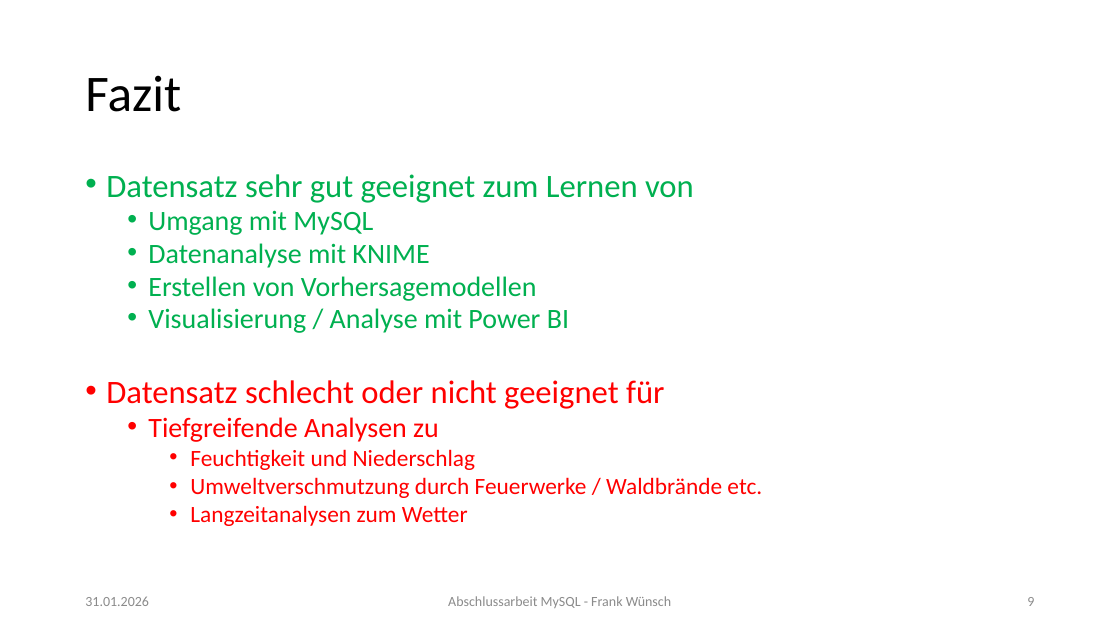
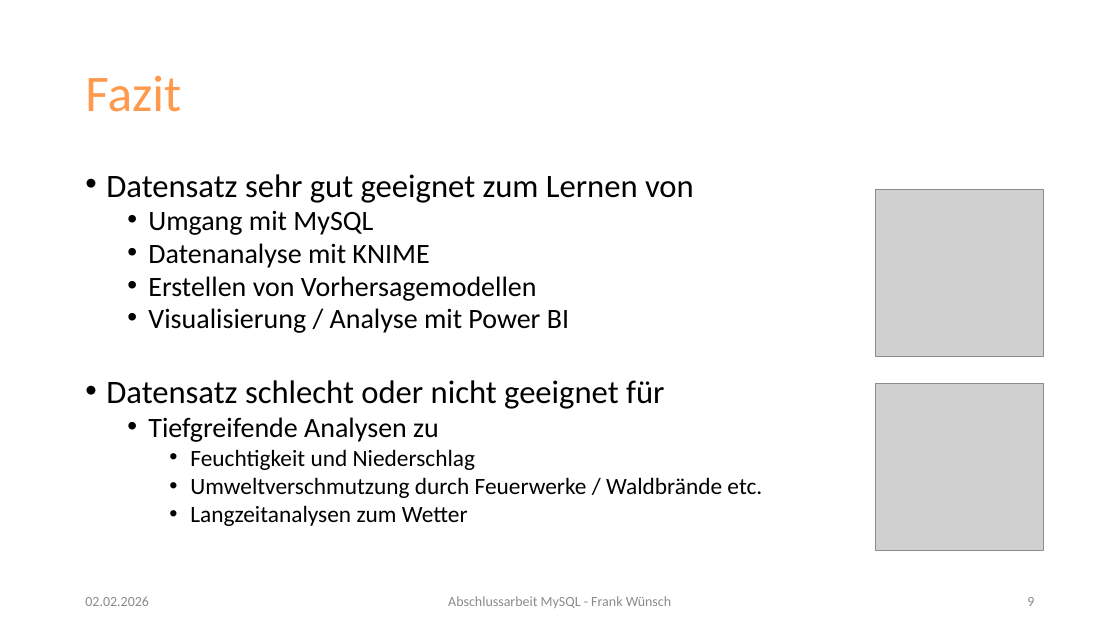
Before and after one commit to FrankWuensch/mysql_excam, a slide deck: slide 9 of Abschlusspräsentation_MySQL_Frank_Wünsch.pptx. Drawn at 1120x630 pixels with LibreOffice and Linux fonts; fonts in the diff are those of the drawing; grey boxes stand for pictures. Boxes give left, top, right and bottom in pixels: in the first picture for what was removed or moved away, otherwise in the second. Text is boxed around its words. In the diff, an @@ line names an element or a change of style, - is before the commit and + after.

Commit message:
update: final version of power bi and presentation

```diff
--- a/Abschlusspräsentation_MySQL_Frank_Wünsch.pptx
+++ b/Abschlusspräsentation_MySQL_Frank_Wünsch.pptx
@@ title "Fazit" at (85,76,181,112): text colour #000000 to #FF994E @@
@@ text "Datensatz sehr gut geeignet zum ..." at (106,174,762,526): text colour #00B050 to #000000 in "Datensatz sehr gut geeignet zum Lernen von", "Umgang mit MySQL", "Datenanalyse mit KNIME", "Erstellen von Vorhersagemodellen" and 1 more places; text colour #FF0000 to #000000 in "Datensatz schlecht oder nicht geeignet für", "Tiefgreifende Analysen zu", "Feuchtigkeit und Niederschlag", "Umweltverschmutzung durch Feuerwerke / Waldbrände etc." and 1 more places @@
@@ picture added at (876,190,1044,357) @@
@@ picture added at (876,383,1044,550) @@
@@ text at (85,596,149,606): text changed @@
-31.01.2026
+02.02.2026
```
Also in this commit, not shown: 7 other slides changed, 1 slide added, 1 other file.
